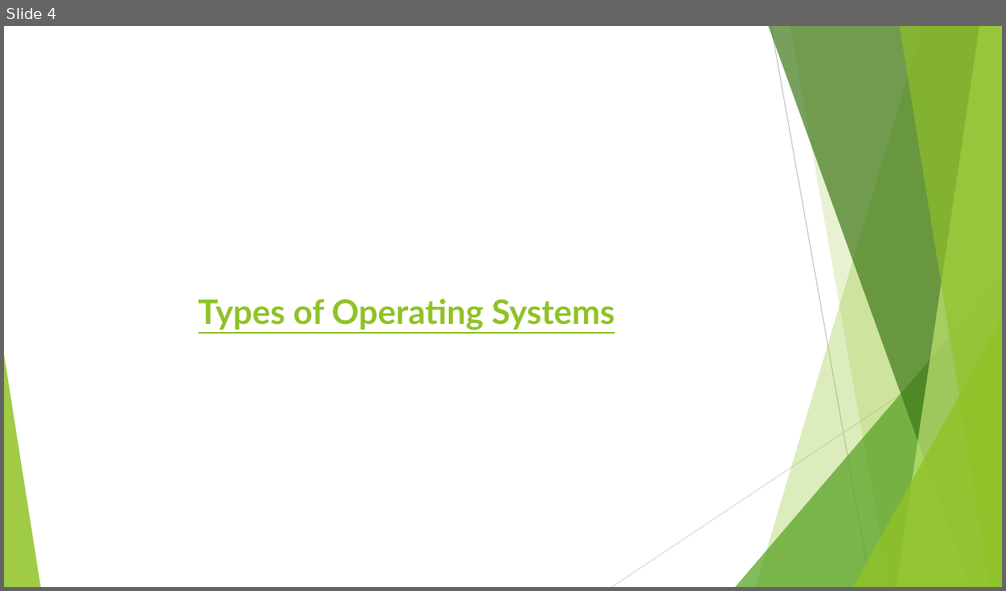
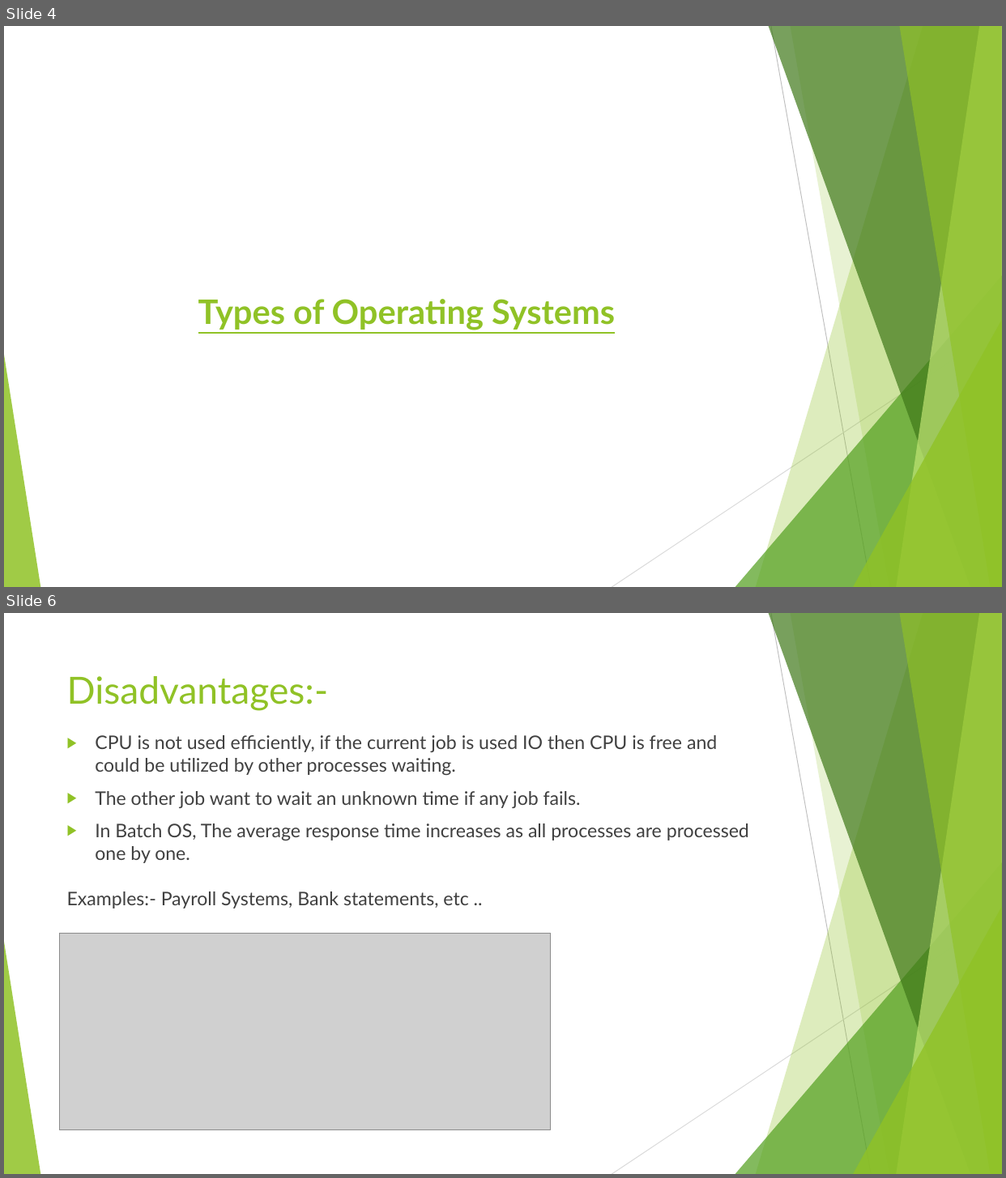
Before and after one commit to jasjaseemkp/DevOps, a slide deck: Operating System Basics/Operating Systems Basics.pptx. Shown one above the other, each under a label of ours: slide 4 before the commit, slides 4 and 6 after it; the slides between them are not shown. The pictures are 1006x591 and 1006x1178 pixels, drawn with LibreOffice and Linux fonts; fonts in the diff are those of the drawing; grey boxes stand for pictures. Boxes give left, top, right and bottom in pixels: in the first picture for what was removed or moved away, otherwise in the second. Text is boxed around its words. In the diff, an @@ line names an element or a change of style, - is before the commit and + after.

Commit message:
Operating systems basics is modified 29/03/2025

```diff
--- a/Operating System Basics/Operating Systems Basics.pptx
+++ b/Operating System Basics/Operating Systems Basics.pptx
@@ slide 6 added at <box>4,613,1002,1174</box>, background #FFFFFF; not listed: 10 template elements that a slide beside it also shows @@
@@ title added at <box>67,676,329,711</box>, 36 pt, text #90C226 @@
+Disadvantages:-
@@ text added at <box>95,735,749,863</box>, 18 pt, text #404040 @@
+▶ CPU is not used efficiently, if the current job is used IO then CPU is free and could be utilized by other processes waiting.
+▶ The other job want to wait an unknown time if any job fails.
+▶ In Batch OS, The average response time increases as all processes are processed one by one.
@@ text added at <box>67,892,468,909</box>, 18 pt, text #404040 @@
+Examples:- Payroll Systems, Bank statements, etc ..
@@ picture added at <box>59,934,551,1131</box> @@
```
Also in this commit, not shown: 11 other slides added.
